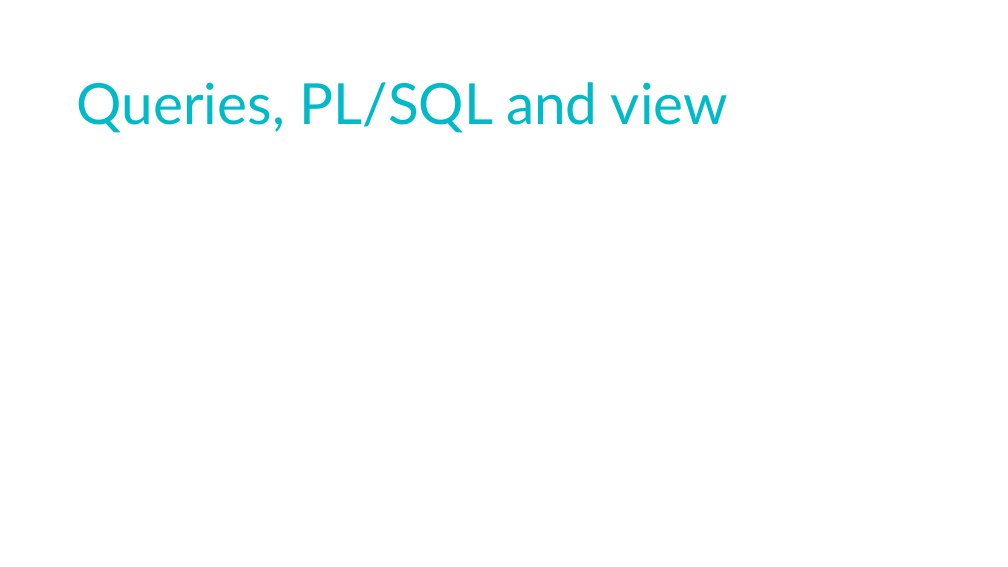
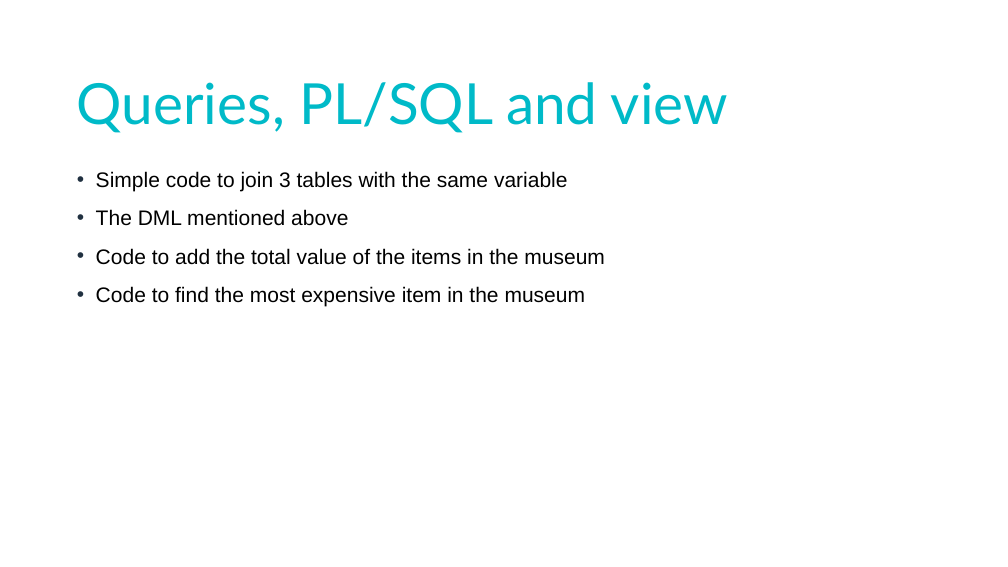
Before and after one commit to KingShampoo/MuseamDataBase, a slide deck: slide 8 of CS 3700 PP.pptx (slide 7 before the commit). Drawn at 1008x567 pixels with LibreOffice and Linux fonts; fonts in the diff are those of the drawing. Boxes give left, top, right and bottom in pixels: in the first picture for what was removed or moved away, otherwise in the second. Text is boxed around its words. In the diff, an @@ line names an element or a change of style, - is before the commit and + after.

```diff
--- a/CS 3700 PP.pptx
+++ b/CS 3700 PP.pptx
@@ text added at (x1=96, y1=171, x2=605, y2=306), 20 pt, text #000000 @@
+• Simple code to join 3 tables with the same variable
+• The DML mentioned above
+• Code to add the total value of the items in the museum
+• Code to find the most expensive item in the museum
```
Also in this commit, not shown: 4 other slides changed, 4 slides added, 2 slides removed, 1 other file.
